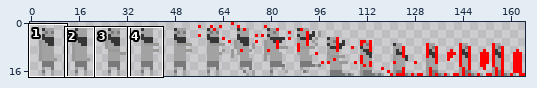
A sprite sheet gets an edit: game/assets/images/f_shot.png. The first picture is a wide view before the edit; the outline marks the close-up.
Close-up. As it was:
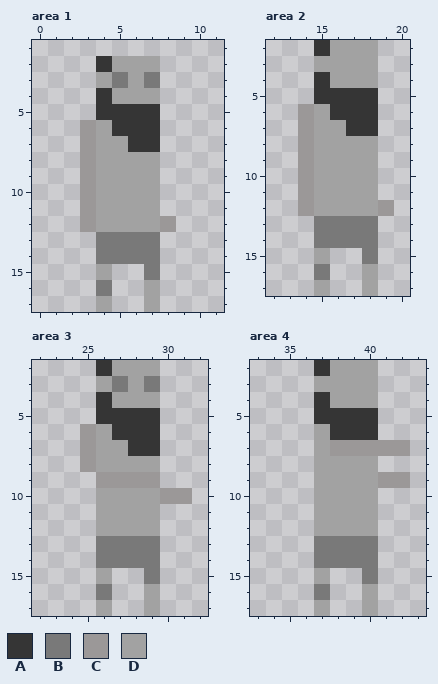
The file is 165x18 pixels. Shown: area 1: x 0..11, y 1..17; area 2: x 12..20, y 2..17; area 3: x 22..32, y 2..17; area 4: x 33..43, y 2..17. The commit also changed other parts of the picture, which this record leaves out.
Palette (. is transparent): A #353535  B #797979  C #9b9898  D #a2a2a2
Pixels before, area 1, first column x 3:
 2 .ADDD.
 3 .DBDB.
 4 .ADDD.
 5 .AAAA.
 6 CDAAA.
 7 CDDAA.
 8 CDDDD.
 9 CDDDD.
10 CDDDD.
11 CDDDD.
12 CDDDDC
13 .BBBB.
14 .BBBB.
15 .D..B.
16 .B..D.
17 .D..D.
Pixels before, area 2, first column x 14:
 2 .ADDD.
 3 .DDDD.
 4 .ADDD.
 5 .AAAA.
 6 CDAAA.
 7 CDDAA.
 8 CDDDD.
 9 CDDDD.
10 CDDDD.
11 CDDDD.
12 CDDDDC
13 .BBBB.
14 .BBBB.
15 .D..B.
16 .B..D.
17 .D..D.
Pixels before, area 3, first column x 25:
 2 .ADDD..
 3 .DBDB..
 4 .ADDD..
 5 .AAAA..
 6 CDAAA..
 7 CDDAA..
 8 CDDDD..
 9 .CCCC..
10 .DDDDCC
11 .DDDD..
12 .DDDD..
13 .BBBB..
14 .BBBB..
15 .D..B..
16 .B..D..
17 .D..D..
Pixels before, area 4, first column x 37:
 2 ADDD..
 3 DDDD..
 4 ADDD..
 5 AAAA..
 6 DAAA..
 7 DCCCCC
 8 DDDD..
 9 DDDDCC
10 DDDD..
11 DDDD..
12 DDDD..
13 BBBB..
14 BBBB..
15 D..B..
16 B..D..
17 D..D..
New version:
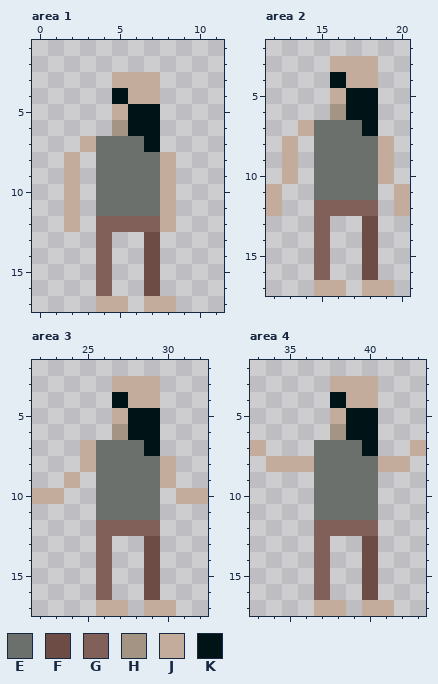
Colours new in this view: E #6c706c  F #6c4c44  G #806058  H #a49484  J #c4ac9c  K #001418
What changed:
Changed rows in their new state; - is an unchanged pixel.
Area 1:
first column x 2:
 2 --....-
 3 --.JJJ-
 4 --.KJJ-
 5 --.JKK-
 6 -..HKK-
 7 -JEEEK-
 8 J.EEEEJ
 9 J.EEEEJ
10 J.EEEEJ
11 J.EEEEJ
12 J.GGGGJ
13 --G..F-
14 --G..F-
15 --G--F-
16 --G--F-
17 --JJ-JJ
Area 2:
first column x 12:
 2 ---....--
 3 ---.JJJ--
 4 ---.KJJ--
 5 ---.JKK--
 6 --..HKK--
 7 --JEEEK--
 8 -J.EEEEJ-
 9 -J.EEEEJ-
10 -J.EEEEJ-
11 J-.EEEE-J
12 J-.GGGG.J
13 ---G..F--
14 ---G..F--
15 ---G--F--
16 ---G--F--
17 ---JJ-JJ-
Area 3:
first column x 22:
 2 ----....---
 3 ----.JJJ---
 4 ----.KJJ---
 5 ----.JKK---
 6 ---..HKK---
 7 ---JEEEK---
 8 ---JEEEEJ--
 9 --J-EEEEJ--
10 JJ--EEEE.JJ
11 ----EEEE---
12 ----GGGG---
13 ----G..F---
14 ----G..F---
15 ----G--F---
16 ----G--F---
17 ----JJ-JJ--
Area 4:
first column x 33:
 2 ----....---
 3 ----.JJJ---
 4 ----.KJJ---
 5 ----.JKK---
 6 ----.HKK---
 7 J---EEEK..J
 8 -JJJEEEEJJ-
 9 ----EEEE..-
10 ----EEEE---
11 ----EEEE---
12 ----GGGG---
13 ----G..F---
14 ----G..F---
15 ----G--F---
16 ----G--F---
17 ----JJ-JJ--
Boxes around the changes in both close-ups, in picture pixels (x1, y1, x2, y2):
changed: (64, 56, 176, 312)
changed: (266, 40, 410, 296)
changed: (32, 360, 208, 616)
changed: (250, 360, 426, 616)
